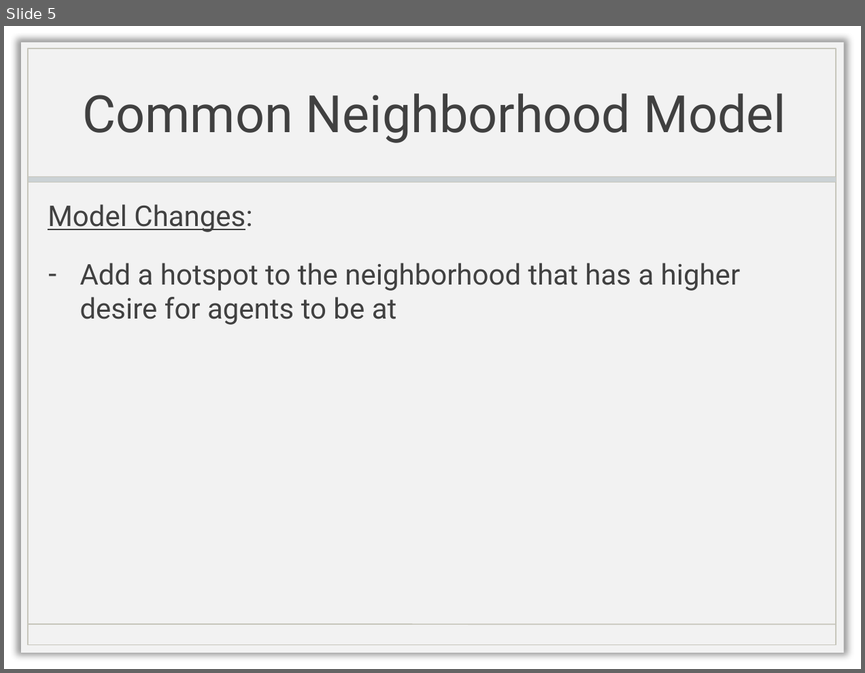
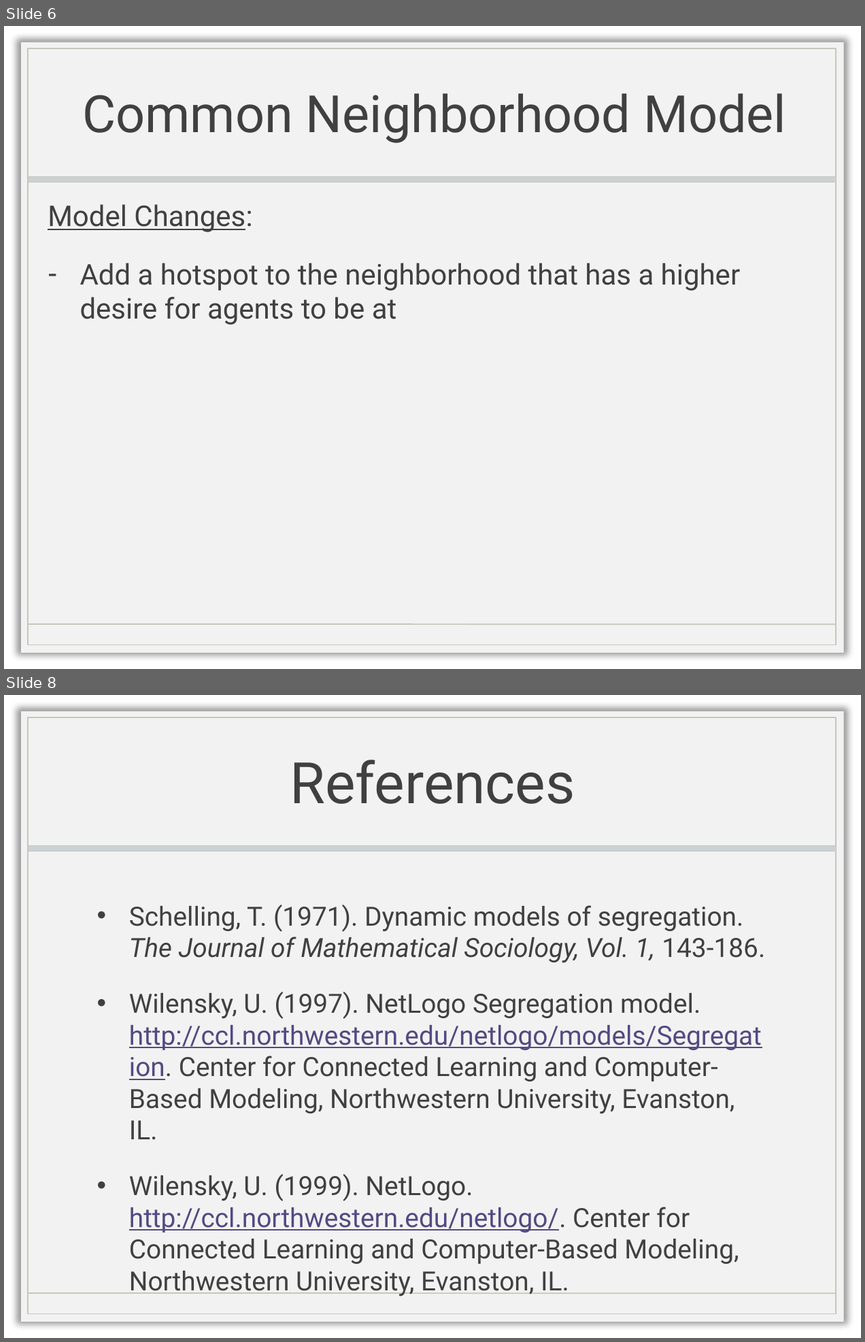
Before and after one commit to chathika/CAP6675HW2, a slide deck: CAP6675_HW2_Presentation.pptx. Shown one above the other, each under a label of ours: slide 5 before the commit, slides 6 and 8 after it; the slides between them are not shown. The pictures are 865x673 and 865x1342 pixels, drawn with LibreOffice and Linux fonts; fonts in the diff are those of the drawing; background and template pictures are left out. Boxes give left, top, right and bottom in pixels: in the first picture for what was removed or moved away, otherwise in the second. Text is boxed around its words. In the diff, an @@ line names an element or a change of style, - is before the commit and + after.

Commit message:
Adding references slide.

```diff
--- a/CAP6675_HW2_Presentation.pptx
+++ b/CAP6675_HW2_Presentation.pptx
@@ slide 8 added at (4, 695, 861, 1338), background picture (left out); not listed: 4 template elements that a slide beside it also shows @@
@@ title added at (290, 760, 575, 804), 48 pt, text #404040 @@
+References
@@ text added at (129, 904, 765, 1263), 22.2 pt, text #404040 @@
+• Schelling, T. (1971). Dynamic models of segregation. The Journal of Mathematical Sociology, Vol. 1, 143-186.
+• Wilensky, U. (1997). NetLogo Segregation model. http://ccl.northwestern.edu/netlogo/models/Segregation. Center for Connected Learning and Computer-Based Modeling, Northwestern University, Evanston, IL.
+• Wilensky, U. (1999). NetLogo. http://ccl.northwestern.edu/netlogo/. Center for Connected Learning and Computer-Based Modeling, Northwestern University, Evanston, IL.
@@ what was slide 5 is now slide 6 @@
```
Also in this commit, not shown: 2 other slides added.
